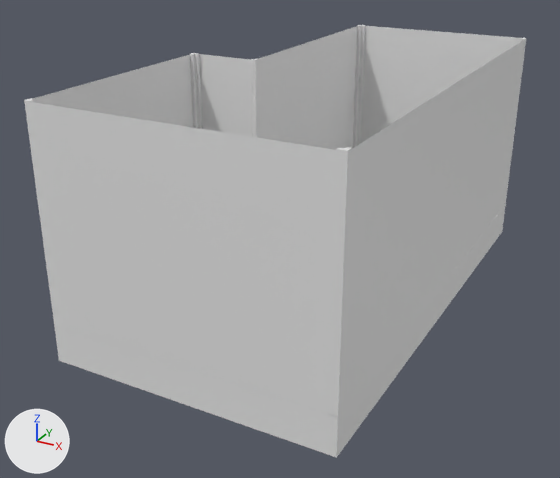
An edit to the FBX model Assets/V2 Gallery/Gallery V3/Gallery V2.fbx, drawn before and after from the same camera.
Before and after are seen from a camera (50 mm lens) standing at (8.32, -5.97, 6.57) and looking at (2.23, 5.11, 1.03). Lighting does not change. The marker at lower left points along +X, +Y and +Z. Where no turn or scale is listed for an object, it has been applied to the vertices.

Objects in the first picture: 'Gallery walls', 'Wall 1', 'Wall 2', 'Wall 4', 'Wood Panels'.
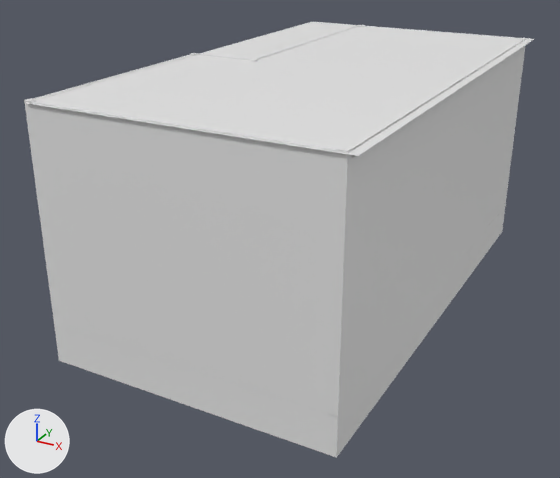
Location of each change, (x1, y1, x2, y2) in pixels of the pictures (560 x 478 px):
'Roof', added: after (28, 22, 534, 156)
part 1 of me_plane_010, added: after (31, 40, 523, 158)
'Wall 4', unchanged, covered by the edit: before (33, 26, 357, 150); after (33, 26, 357, 99)
'Wall 2', unchanged, covered by the edit: before (360, 26, 519, 144); after (365, 26, 519, 39)

The change, as a list of edits to the scene's bpy script:
```text
Change me_plane_010:
    used by ob_wood_panels; location = (0.0, 0.0, 0.0)
    remove me_plane_010.from_pydata(...)  # 164 vertices, 164 faces; spans x 0.22..5.04, y 1.52..10.08, z -0.12..4.05
    add me_plane_010.from_pydata(...)  # 216 vertices, 204 faces; spans x 0.22..5.04, y 1.52..10.08, z -0.12..4.05
    me_plane_010 part 1
    26 vertices are added at x 0.22..5.04, y 1.52..10.08, z 3.9..3.94
    12 new vertices lie (0.0, 0.0, 0.09) away from vertices in x 0.22..4.91, y 1.52..5.56, z 3.93..3.94
    8 new vertices lie (0.0, 0.0, 0.11) away from vertices in x 1.48..5.04, y 1.64..9.94, z 3.9..3.92
    6 new vertices lie (0.0, 0.0, 0.1) away from vertices in x 1.61..5.04, y 9.95..10.08, z 3.9..3.92
    40 new faces join them
Add me_plane:
    me_plane.from_pydata([(-2.46, -4.35, 0.0), (2.46, -4.35, 0.0), (-2.46, 4.35, 0.0), (2.46, 4.35, 0.0)], [], [(0, 1, 3, 2)])
Add ob_roof:
    ob_roof = bpy.data.objects.new('Roof', me_plane)
    ob_roof.location = (2.73, 5.84, 4.02)
```
